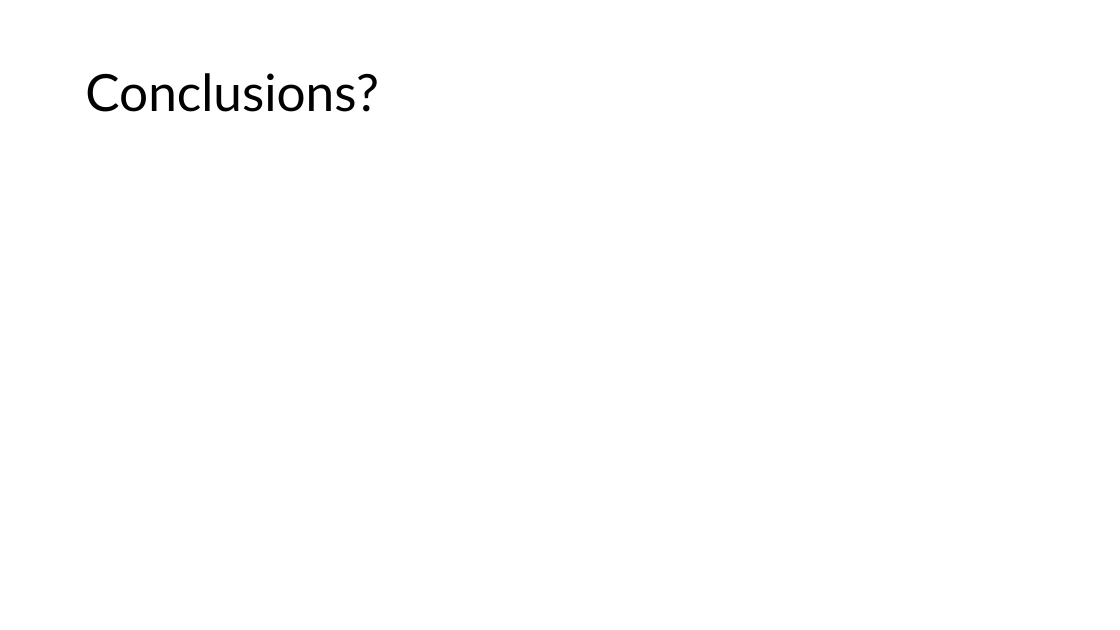
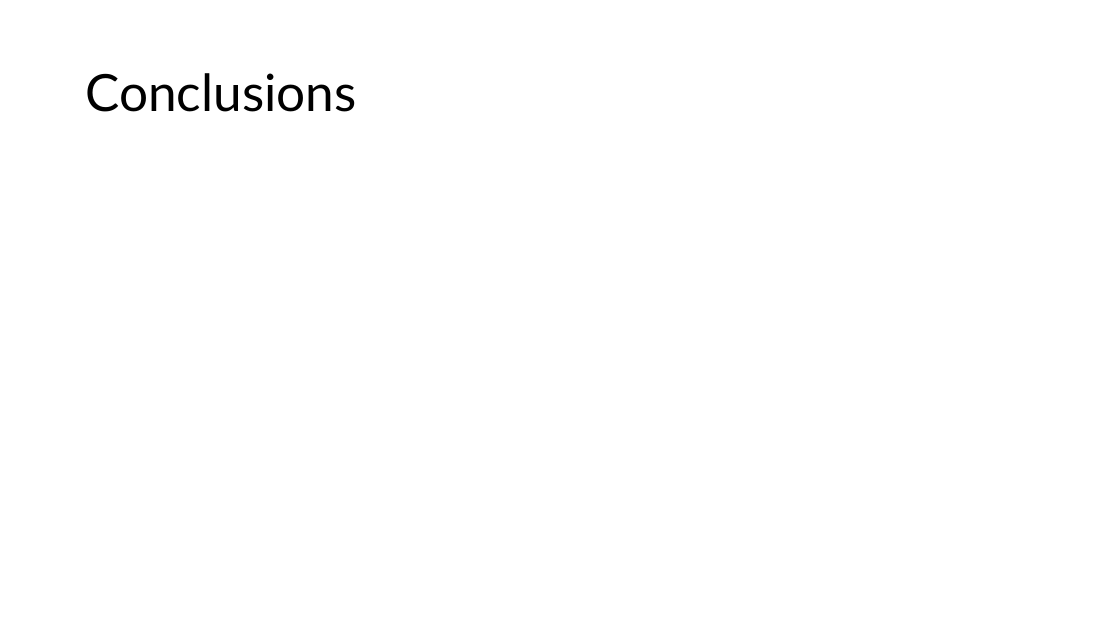
Before and after one commit to eyjomoin/Modeling-buildings-and-their-heating-systems, a slide deck: slide 25 of presentation/heat.pptx (slide 22 before the commit). Drawn at 1120x630 pixels with LibreOffice and Linux fonts; fonts in the diff are those of the drawing. Boxes give left, top, right and bottom in pixels: in the first picture for what was removed or moved away, otherwise in the second. Text is boxed around its words. In the diff, an @@ line names an element or a change of style, - is before the commit and + after.

```diff
--- a/presentation/heat.pptx
+++ b/presentation/heat.pptx
@@ title at [85, 73, 356, 112]: text changed @@
-Conclusions?
+Conclusions
```
Also in this commit, not shown: 1 other slide changed, 4 slides added, 1 slide removed, 9 other files.
